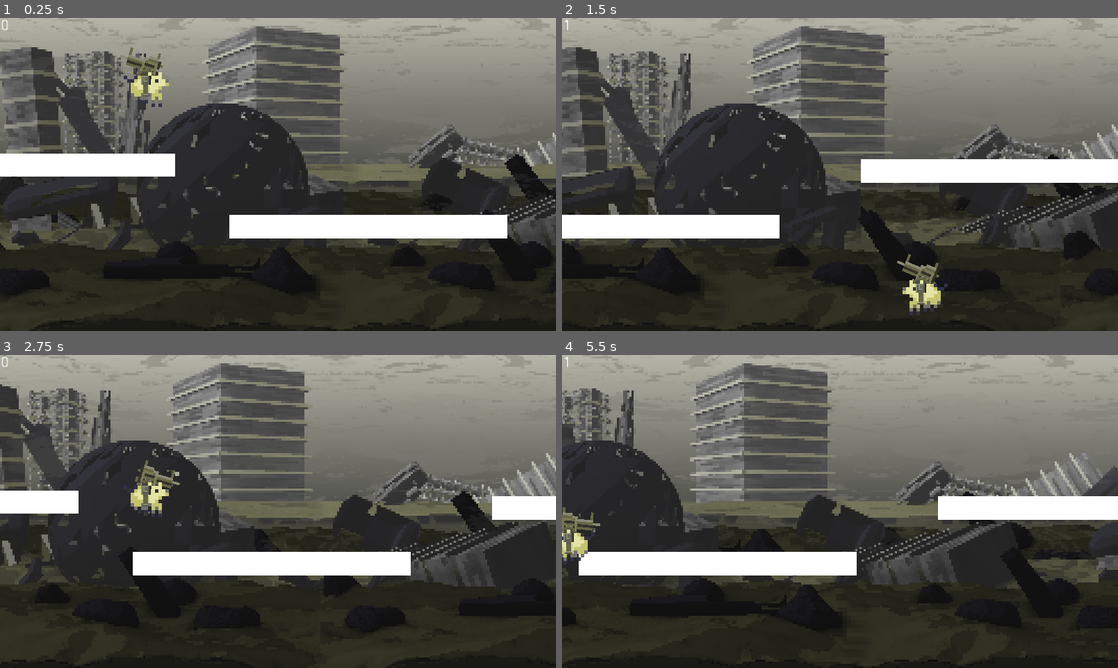
Above: before the commit, frames 1-4 (two rows, left to right).
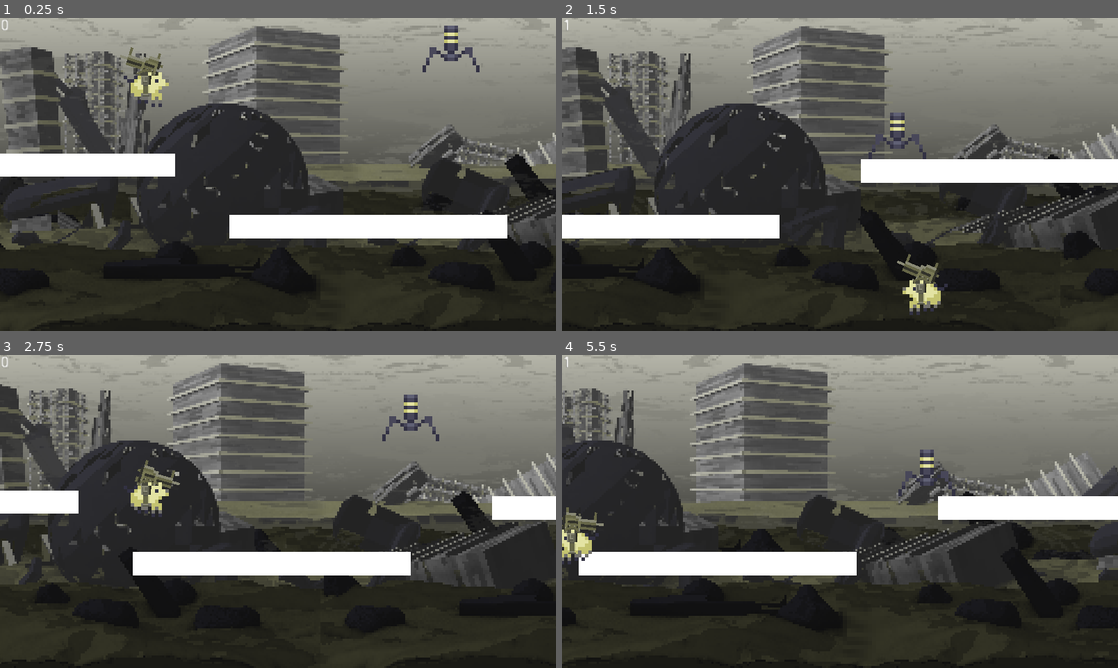
Above: after the commit, the same moments.

Repository: ginestopo/Endless-Runner
Game: Godot game, scene res://scenes/world/world.tscn
The game is run twice, just before and just after one commit, with the same random seed, the same clock (stepped at 60 frames per second) and the same inputs. This scene is started directly instead of the project's main scene.
Inputs (mouse positions are in pixels of both pictures, inside the frame that each line leads up to):
- Up to frame 1 (0.25 s): no input
- Up to frame 2 (1.5 s): move the mouse to (962, 158) at 0.52 s; hold D (right) 0.53-1.28 s; move the mouse to (728, 190) at 1.27 s; hold A (left) from 1.28 s (still down)
- Up to frame 3 (2.75 s): release A (left) at 2 s; click "Restart" at 2 s
- Up to frame 4 (5.5 s): move the mouse to (895, 442) at 2.77 s; hold D (right) 2.78-3.53 s; move the mouse to (812, 574) at 3.52 s; hold W (up) 3.53-4.25 s; click "Restart" at 4.25 s; move the mouse to (1006, 558) at 5.02 s; hold A (left) from 5.03 s (still down)

The runs differ from the first frame. In frame 1, 0.4% of the frame differs, in the area x 76-87%, y 2-18%; in frame 2, 0.4%; in frame 3, 0.4%; in frame 4, 0.9%, in the area x 0-71%, y 30-67%.

Commit message:
implemented first enemy tarantula
first enemy implemented

Diff:
--- a/scenes/enemy/enemy_1.tscn
+++ b/scenes/enemy/enemy_1.tscn
@@ -1,13 +1,14 @@
-[gd_scene load_steps=3 format=2]
+[gd_scene load_steps=5 format=2]
 
 [ext_resource path="res://resources/pixel art/enemy/enemy_1_sheet.png" type="Texture" id=1]
+[ext_resource path="res://scenes/enemy/enemy_tarantula.gd" type="Script" id=2]
 
 [sub_resource type="Animation" id=1]
 resource_name = "idle"
 length = 0.8
 loop = true
 tracks/0/type = "value"
-tracks/0/path = NodePath("Sprite:frame")
+tracks/0/path = NodePath("KinematicBody2D/Sprite:frame")
 tracks/0/interp = 1
 tracks/0/loop_wrap = true
 tracks/0/imported = false
@@ -19,14 +20,33 @@
 "values": [ 0, 1, 2, 3, 4, 5, 6, 7 ]
 }
 
+[sub_resource type="RectangleShape2D" id=2]
+extents = Vector2( 24.8635, 19.9556 )
+
 [node name="enemy_1" type="Node2D"]
 
-[node name="Sprite" type="Sprite" parent="."]
+[node name="enemy_tarantula" type="KinematicBody2D" parent="."]
+position = Vector2( 0, -7.85833 )
+script = ExtResource( 2 )
+speed = -80
+gravity = 135
+
+[node name="Sprite" type="Sprite" parent="enemy_tarantula"]
+position = Vector2( 0, -16.9418 )
+scale = Vector2( 3.08, 3.08 )
 texture = ExtResource( 1 )
 hframes = 8
 vframes = 8
-frame = 3
 
-[node name="AnimationPlayer" type="AnimationPlayer" parent="."]
+[node name="AnimationPlayer" type="AnimationPlayer" parent="enemy_tarantula"]
 autoplay = "idle"
 anims/idle = SubResource( 1 )
+
+[node name="CollisionShape2D" type="CollisionShape2D" parent="enemy_tarantula"]
+position = Vector2( 0, -12.1395 )
+shape = SubResource( 2 )
+
+[node name="RayCast2D" type="RayCast2D" parent="enemy_tarantula"]
+enabled = true
+cast_to = Vector2( 0, 10 )
+collision_mask = 3
--- /dev/null
+++ b/scenes/enemy/enemy_tarantula.gd
@@ -0,0 +1,21 @@
+extends KinematicBody2D
+
+
+var velocity = Vector2()
+export (int) var speed = 5
+export (int) var gravity = 10
+
+
+# Called when the node enters the scene tree for the first time.
+func _ready():
+	pass # Replace with function body.
+
+
+# Called every frame. 'delta' is the elapsed time since the previous frame.
+func _process(delta):
+	velocity.y += gravity*delta
+	velocity.x = speed
+	if $RayCast2D.is_colliding():
+		velocity.y = 0
+
+	velocity = move_and_slide(velocity)
--- a/scenes/splash_screen/splash_screen.tscn
+++ b/scenes/splash_screen/splash_screen.tscn
@@ -13,7 +13,7 @@
 tracks/0/imported = false
 tracks/0/enabled = true
 tracks/0/keys = {
-"times": PoolRealArray( 0, 1.8, 2.9 ),
+"times": PoolRealArray( 0, 1.8, 2.8 ),
 "transitions": PoolRealArray( 1, 1, 1 ),
 "update": 0,
 "values": [ Color( 1, 1, 1, 0 ), Color( 1, 1, 1, 0 ), Color( 1, 1, 1, 1 ) ]
--- a/scenes/title/title.tscn
+++ b/scenes/title/title.tscn
@@ -70,18 +70,6 @@
 "transitions": PoolRealArray( 1, 1, 1 ),
 "update": 0,
 "values": [ Color( 1, 1, 1, 1 ), Color( 1, 1, 1, 1 ), Color( 1, 1, 1, 0 ) ]
-}
-tracks/1/type = "value"
-tracks/1/path = NodePath("FadeIn:visible")
-tracks/1/interp = 1
-tracks/1/loop_wrap = true
-tracks/1/imported = false
-tracks/1/enabled = true
-tracks/1/keys = {
-"times": PoolRealArray( 0.1, 2 ),
-"transitions": PoolRealArray( 1, 1 ),
-"update": 1,
-"values": [ true, false ]
 }
 
 [sub_resource type="Animation" id=12]
--- a/scenes/world/world.tscn
+++ b/scenes/world/world.tscn
@@ -8,6 +8,7 @@
 [ext_resource path="res://resources/pixel art/ParallaxBackground/ParallaxLayers/backgroundLayer.png" type="Texture" id=6]
 [ext_resource path="res://resources/pixel art/ParallaxBackground/ParallaxLayers/foregroundLayer.png" type="Texture" id=7]
 [ext_resource path="res://scenes/gun/Gun.tscn" type="PackedScene" id=8]
+[ext_resource path="res://scenes/enemy/enemy_1.tscn" type="PackedScene" id=9]
 
 [sub_resource type="Gradient" id=1]
 
@@ -141,6 +142,9 @@
 __meta__ = {
 "_edit_lock_": true
 }
+
+[node name="enemy_1" parent="." instance=ExtResource( 9 )]
+position = Vector2( 409.474, 42.2074 )
 
 [node name="Dog" parent="." instance=ExtResource( 1 )]
 position = Vector2( 128, 56 )
Not shown: 1 places in scenes/world/world.tscn that only renumber resources
